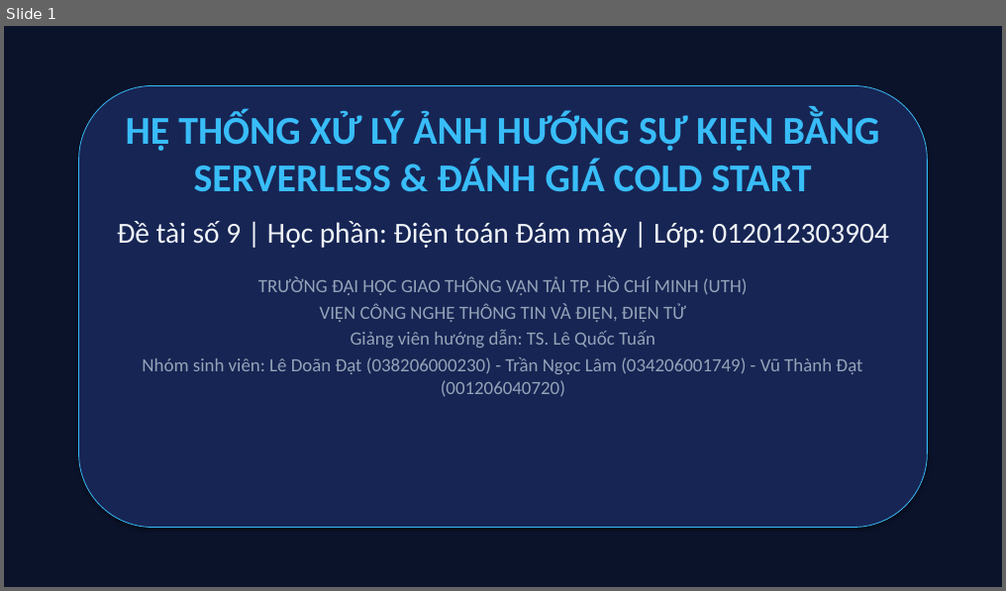
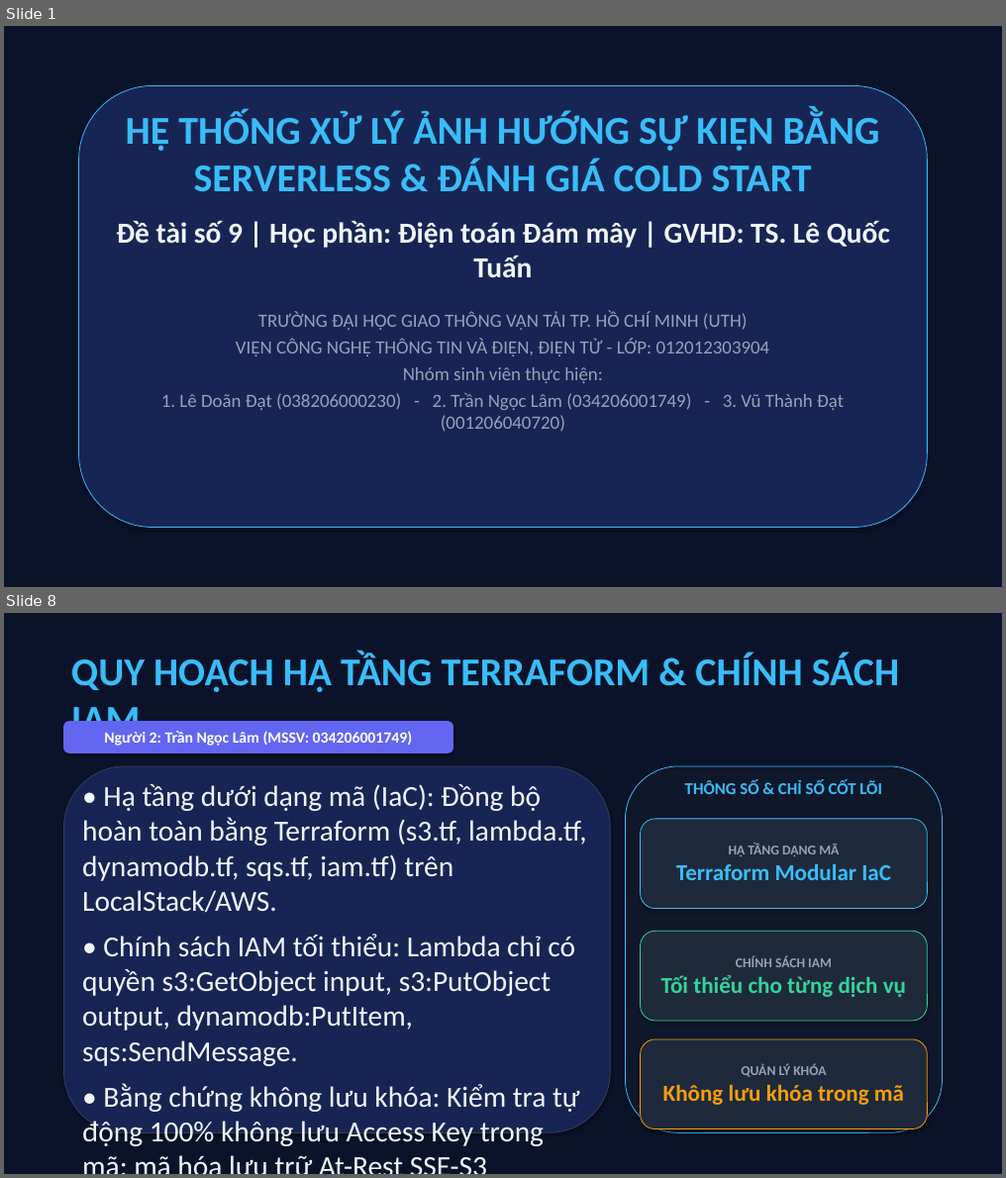
Before and after one commit to datdanghoccode/DTDM_XuLyAnh_Serverless, a slide deck: docs/DTDM_ThuyetTrinh_DeTai9.pptx. Shown one above the other, each under a label of ours: slide 1 before the commit, slides 1 and 8 after it; the slides between them are not shown. The pictures are 1006x591 and 1006x1178 pixels, drawn with LibreOffice and Linux fonts; fonts in the diff are those of the drawing. Boxes give left, top, right and bottom in pixels: in the first picture for what was removed or moved away, otherwise in the second. Text is boxed around its words. In the diff, an @@ line names an element or a change of style, - is before the commit and + after.

```diff
--- a/docs/DTDM_ThuyetTrinh_DeTai9.pptx
+++ b/docs/DTDM_ThuyetTrinh_DeTai9.pptx
@@ slide 8 added at (4,613,1002,1174), background #FFFFFF @@
@@ rectangle added at (4,613,1002,1174), fill #0B132B, outline #0B132B 0.75 pt @@
@@ text added at (71,653,899,744), 38 pt, text #38BDF8, bold @@
+QUY HOẠCH HẠ TẦNG TERRAFORM & CHÍNH SÁCH IAM
@@ rounded rectangle added at (63,722,453,753), fill #6366F1, outline #6366F1 0.75 pt, 15 pt, text #FFFFFF, bold @@
+Người 2: Trần Ngọc Lâm (MSSV: 034206001749)
@@ rounded rectangle added at (63,766,611,1134), fill #172554, outline #334155 0.75 pt @@
@@ text added at (82,784,586,1149), 28 pt, text #F1F5F9 @@
+• Hạ tầng dưới dạng mã (IaC): Đồng bộ hoàn toàn bằng Terraform (s3.tf, lambda.tf, dynamodb.tf, sqs.tf, iam.tf) trên LocalStack/AWS.
+• Chính sách IAM tối thiểu: Lambda chỉ có quyền s3:GetObject input, s3:PutObject output, dynamodb:PutItem, sqs:SendMessage.
+• Bằng chứng không lưu khóa: Kiểm tra tự động 100% không lưu Access Key trong mã; mã hóa lưu trữ At-Rest SSE-S3 AES-256.
@@ rounded rectangle added at (626,766,943,1134), fill #0F172A, outline #38BDF8 0.75 pt @@
@@ text added at (685,780,882,794), 16 pt, text #38BDF8, bold @@
+THÔNG SỐ & CHỈ SỐ CỐT LÕI
@@ rounded rectangle added at (641,819,927,909), fill #1E293B, outline #38BDF8 0.75 pt, 22 pt, text #38BDF8, bold @@
+HẠ TẦNG DẠNG MÃ
+Terraform Modular IaC
@@ rounded rectangle added at (641,931,927,1021), fill #1E293B, outline #34D399 0.75 pt, 22 pt, text #34D399, bold @@
+CHÍNH SÁCH IAM
+Tối thiểu cho từng dịch vụ
@@ rounded rectangle added at (641,1040,927,1130), fill #1E293B, outline #F59E0B 0.75 pt, 22 pt, text #F59E0B, bold @@
+QUẢN LÝ KHÓA
+Không lưu khóa trong mã
@@ slide 1 changed as well @@
@@ text at (116,221,890,278): text changed; bold on @@
-Đề tài số 9 | Học phần: Điện toán Đám mây | Lớp: 012012303904
+Đề tài số 9 | Học phần: Điện toán Đám mây | GVHD: TS. Lê Quốc Tuấn
@@ text at (161,338,844,431): text changed @@
-VIỆN CÔNG NGHỆ THÔNG TIN VÀ ĐIỆN, ĐIỆN TỬ
-Giảng viên hướng dẫn: TS. Lê Quốc Tuấn
-Nhóm sinh viên: Lê Doãn Đạt (038206000230) - Trần Ngọc Lâm (034206001749) - Vũ Thành Đạt (001206040720)
+VIỆN CÔNG NGHỆ THÔNG TIN VÀ ĐIỆN, ĐIỆN TỬ - LỚP: 012012303904
+Nhóm sinh viên thực hiện:
+1. Lê Doãn Đạt (038206000230) - 2. Trần Ngọc Lâm (034206001749) - 3. Vũ Thành Đạt (001206040720)
```
Also in this commit, not shown: 8 other slides changed, 3 other slides added, 4 slides removed, 3 other files.
